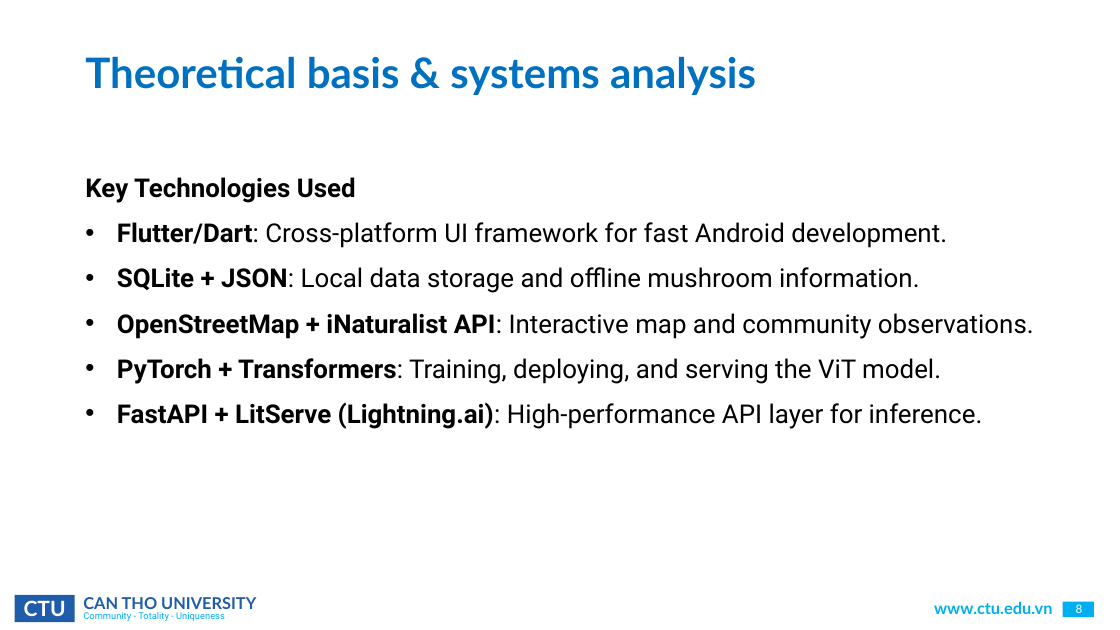
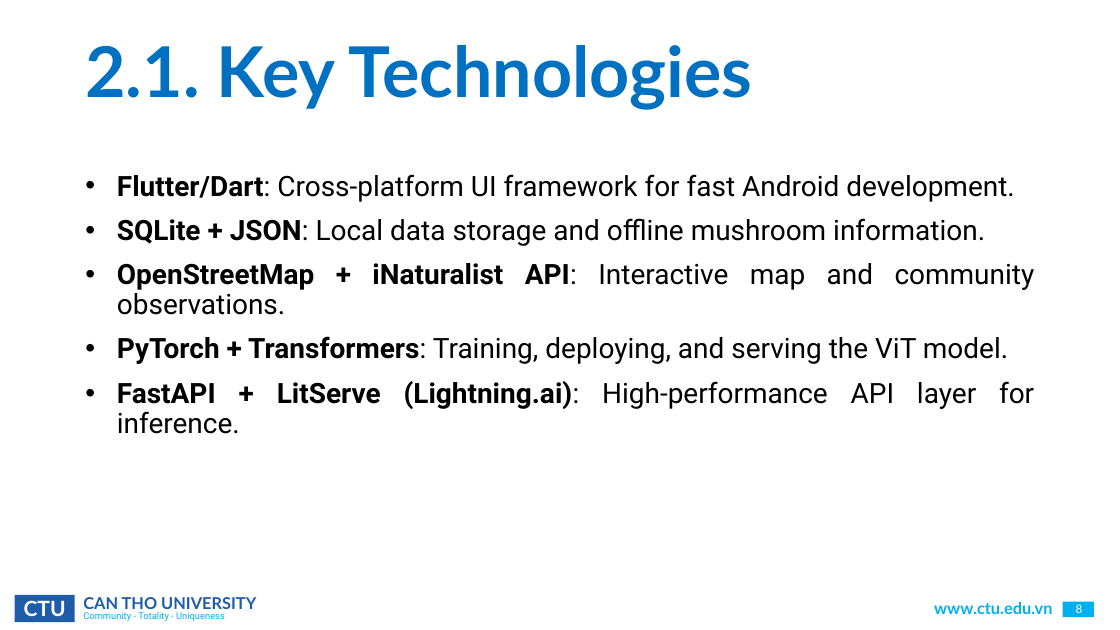
Before and after one commit to CommonHouseCat/fungiscan-mushroom-identifier, a slide deck: slide 8 of Báo cáo/ThesisReport.pptx. Drawn at 1120x630 pixels with LibreOffice and Linux fonts; fonts in the diff are those of the drawing; background and template pictures are left out. Boxes give left, top, right and bottom in pixels: in the first picture for what was removed or moved away, otherwise in the second. Text is boxed around its words. In the diff, an @@ line names an element or a change of style, - is before the commit and + after.

```diff
--- a/Báo cáo/ThesisReport.pptx
+++ b/Báo cáo/ThesisReport.pptx
@@ title at bbox=[85, 45, 753, 110]: text changed; size 36 to 60 pt @@
-Theoretical basis & systems analysis
+2.1. Key Technologies
@@ text "Flutter/Dart: Cross-platform UI framework for ..." at bbox=[117, 174, 1035, 434]: size 22.2 to 24 pt; line spacing 1 to 0.9 @@
@@ text at bbox=[85, 177, 356, 203]: paragraph removed @@
-Key Technologies Used
```
Also in this commit, not shown: 19 other slides changed, 1 slide added.
